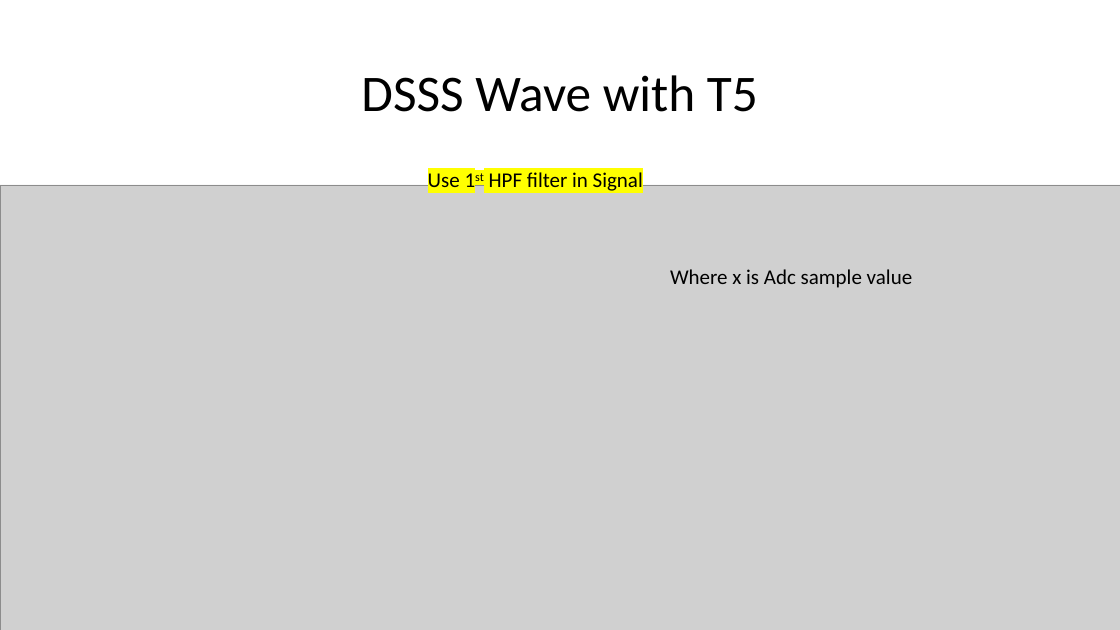
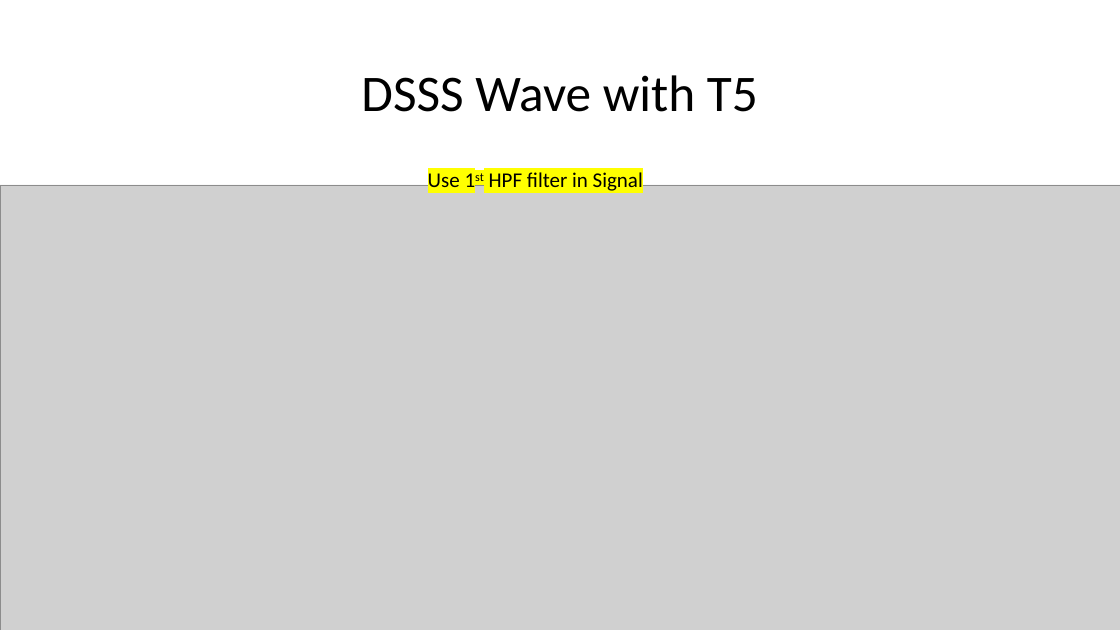
Before and after one commit to a0910281835/Summrary_PDF, a slide deck: slide 48 of Project_Summary_pdf/Project_Summary.pptx (slide 47 before the commit). Drawn at 1120x630 pixels with LibreOffice and Linux fonts; fonts in the diff are those of the drawing; grey boxes stand for pictures. Boxes give left, top, right and bottom in pixels: in the first picture for what was removed or moved away, otherwise in the second. Text is boxed around its words. In the diff, an @@ line names an element or a change of style, - is before the commit and + after.

```diff
--- a/Project_Summary_pdf/Project_Summary.pptx
+++ b/Project_Summary_pdf/Project_Summary.pptx
@@ text removed at bbox=[670, 269, 913, 288] @@
-Where x is Adc sample value
```
Also in this commit, not shown: 6 other slides changed, 1 slide added.
